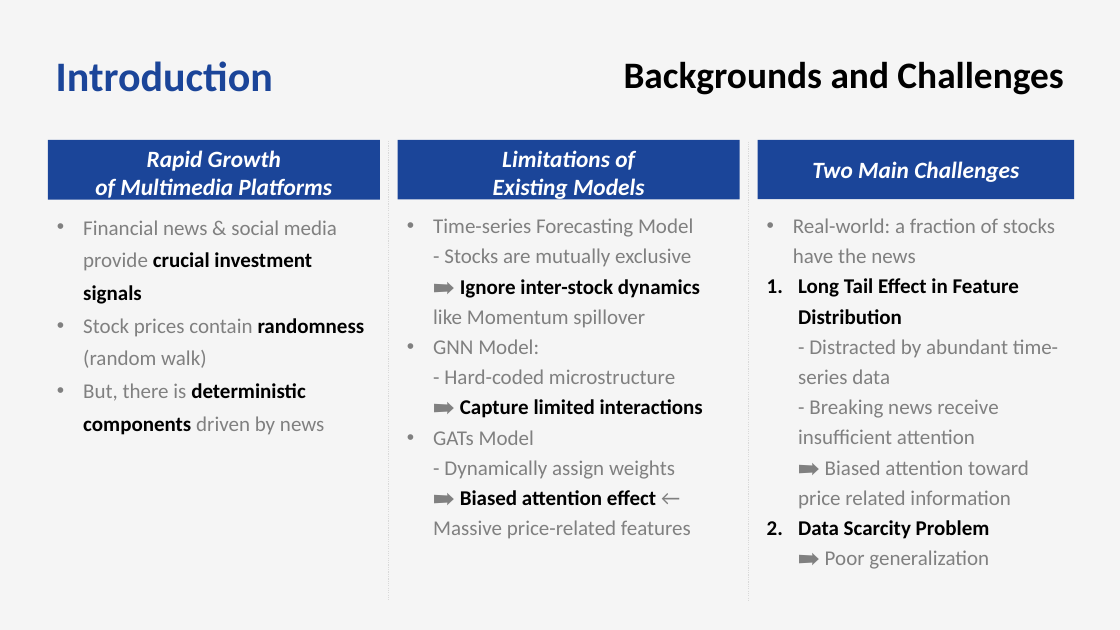
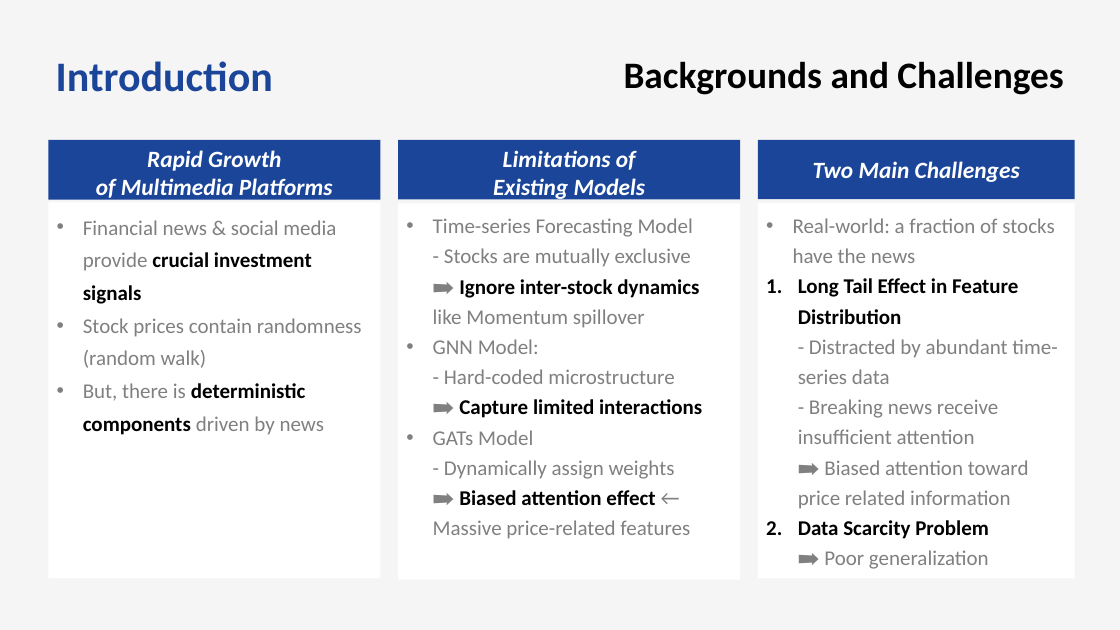
Before and after one commit to bts1991/study, a slide deck: slide 3 of 논문 Review/Others/paper_review.pptx. Drawn at 1120x630 pixels with LibreOffice and Linux fonts; fonts in the diff are those of the drawing. Boxes give left, top, right and bottom in pixels: in the first picture for what was removed or moved away, otherwise in the second. Text is boxed around its words. In the diff, an @@ line names an element or a change of style, - is before the commit and + after.

```diff
--- a/논문 Review/Others/paper_review.pptx
+++ b/논문 Review/Others/paper_review.pptx
@@ line removed from (389, 141) to (389, 601) @@
@@ line removed from (749, 141) to (749, 602) @@
@@ fill none to #FFFFFF in 3 elements at bbox=[758, 203, 1075, 579], bbox=[398, 203, 740, 580], bbox=[48, 202, 380, 579] @@
@@ rectangle "Financial news & social media ...": place and size @@
-rectangle "Financial news & social media ..." at bbox=[83, 220, 365, 435]
+rectangle "Financial news & social media ..." at bbox=[48, 202, 380, 579]
@@ rectangle "Time-series Forecasting Model - Stocks ...": place and size @@
-rectangle "Time-series Forecasting Model - Stocks ..." at bbox=[433, 218, 703, 539]
+rectangle "Time-series Forecasting Model - Stocks ..." at bbox=[398, 203, 740, 580]
@@ rectangle "Real-world: a fraction of stocks ...": place and size @@
-rectangle "Real-world: a fraction of stocks ..." at bbox=[793, 218, 1058, 569]
+rectangle "Real-world: a fraction of stocks ..." at bbox=[758, 203, 1075, 579]
@@ text in rectangle at bbox=[83, 318, 362, 368]: text colour #000000 to #808080, bold off in "randomness" @@
```
Also in this commit, not shown: 13 other slides changed, 1 other file.
